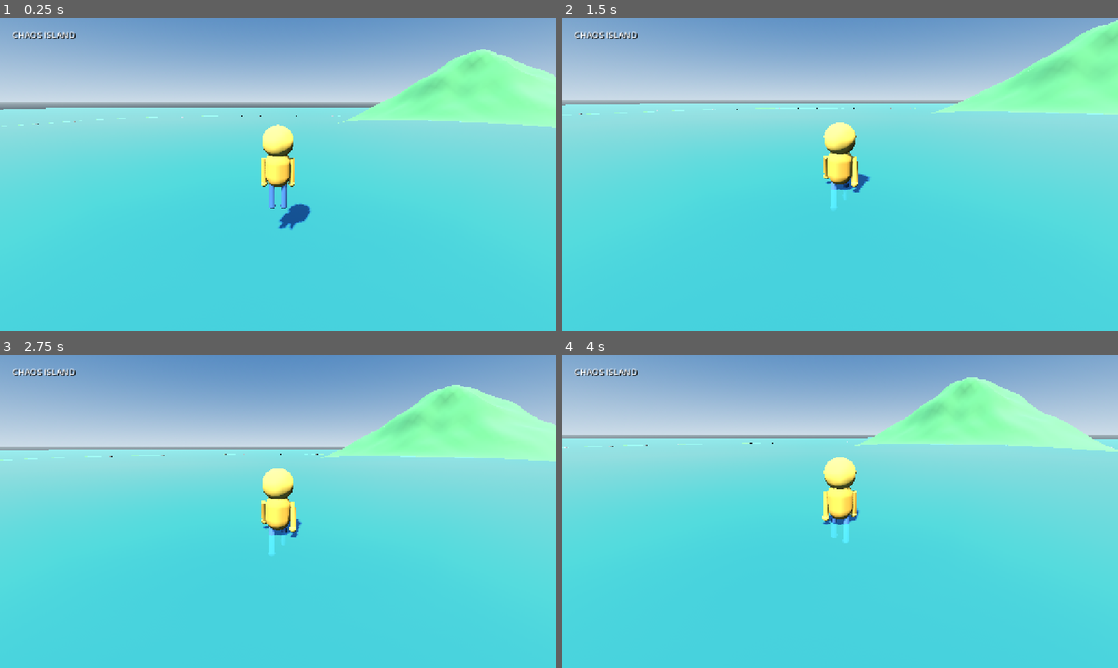
Above: before the commit, frames 1-4 (two rows, left to right).
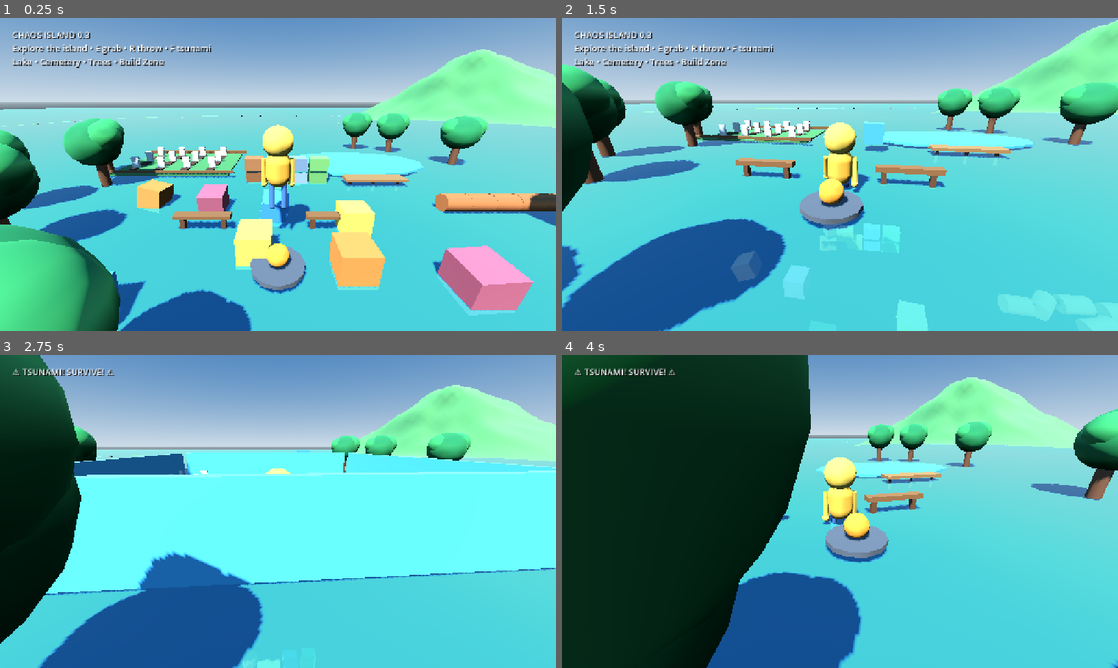
Above: after the commit, the same moments.

Repository: manojoffl-git/chaos-island-build
Game: Godot game, scene res://scenes/Main.tscn
Two runs of this game, one before a commit and one after it. Both use one fixed random seed, a clock stepped at 60 frames per second and the inputs below.
Inputs (mouse positions are in pixels of both pictures, inside the frame that each line leads up to):
- Up to frame 1 (0.25 s): no input
- Up to frame 2 (1.5 s): tap Enter at 0.5 s; move the mouse to (867, 174) at 0.52 s; hold W (move_forward) from 0.53 s (still down); tap E (grab) at 0.6 s; click (867, 174) at 0.67 s; tap Space (jump) at 0.77 s; tap R (throw) at 0.8, 1.35 s; move the mouse to (812, 174) at 1.27 s
- Up to frame 3 (2.75 s): keep holding W (move_forward); tap Space (jump) at 1.52 s; tap F at 1.55, 2.1 s; move the mouse to (289, 505) at 2.02 s; tap E (grab) at 2.3 s
- Up to frame 4 (4 s): keep holding W (move_forward); move the mouse to (834, 517) at 2.77 s; tap E (grab) at 2.85 s; click (834, 517) at 2.92 s; tap Space (jump) at 3.02, 3.77 s; tap R (throw) at 3.05, 3.6 s; move the mouse to (878, 514) at 3.52 s; tap F at 3.8 s

The runs differ from the first frame. In frame 1, 31% of the frame differs, in the area x 0-100%, y 4-100%; in frame 2, 27%; in frame 3, 55%, in the area x 0-100%, y 0-100%; in frame 4, 50%.
Error before the commit: Parse Error: Function "setup_ui()" not found in base self. (res://scripts/main.gd:13)

Commit message:
Restore full prototype logic and remove legacy hill meshes

Diff:
--- a/scripts/main.gd
+++ b/scripts/main.gd
@@ -58,8 +58,8 @@
     return node
 
 func build_world() -> void:
-    # IslandGenerator exclusively owns terrain. The old prototype hills are removed
-    # so the procedural terrain controls the island shape completely.
+    # Terrain is generated exclusively by IslandGenerator.
+    # The old prototype hills are disabled so the procedural terrain owns the island shape.
     build_lake()
     build_trees()
     build_cemetery()
@@ -78,7 +78,6 @@
         mesh_cylinder(0.12, 1.2, Color("#68452d"), lake, Vector3(6.0 + float(i) * 2.0, -0.1, -1.4), "DockPost")
 
 func build_hills() -> void:
-    # TerrainGenerator provides the only terrain hills now.
     pass
 
 func build_trees() -> void:
@@ -98,56 +97,142 @@
     tree.name = "Tree_%02d" % index
     tree.position = pos
     parent.add_child(tree)
-    mesh_cylinder(0.28, 2.6, Color("#6b4a32"), tree, Vector3(0, 1.3, 0), "Trunk")
-    mesh_sphere(1.45, Color("#3f7d3d"), tree, Vector3(0, 3.0, 0), "Leaves")
+    mesh_cylinder(0.35, 3.2, Color("#6f472d"), tree, Vector3(0, 1.6, 0), "Trunk")
+    mesh_sphere(1.7, Color("#2f7f46"), tree, Vector3(0, 3.4, 0), "LeafBall")
+    mesh_sphere(1.15, Color("#3e9650"), tree, Vector3(0.9, 3.9, 0.1), "LeafBallSide")
+    mesh_sphere(1.05, Color("#3e9650"), tree, Vector3(-0.8, 3.8, -0.1), "LeafBallSide")
     var body: StaticBody3D = StaticBody3D.new()
-    body.name = "Collision"
+    body.name = "TreeCollision"
     tree.add_child(body)
     var col: CollisionShape3D = CollisionShape3D.new()
-    var shape: CylinderShape3D = CylinderShape3D.new()
-    shape.radius = 0.3
-    shape.height = 2.6
-    col.shape = shape
-    col.position = Vector3(0, 1.3, 0)
+    var capsule: CapsuleShape3D = CapsuleShape3D.new()
+    capsule.radius = 0.35
+    capsule.height = 3.2
+    col.shape = capsule
+    col.position = Vector3(0, 1.6, 0)
     body.add_child(col)
 
 func build_cemetery() -> void:
     var cemetery: Node3D = $Cemetery
-    for i in range(12):
-        var x: float = -8.0 + float(i % 4) * 4.0
-        var z: float = -2.0 + float(i / 4) * 4.0
-        mesh_box(Vector3(0.35, 1.6, 0.8), Color("#b6b0a4"), cemetery, Vector3(x, 0.8, z), "Grave_%02d" % i)
-    mesh_box(Vector3(22, 0.5, 0.25), Color("#6f573f"), cemetery, Vector3(-2, 0.25, -6), "FenceFront")
+    mesh_box(Vector3(11, 0.12, 8), Color("#4d8247"), cemetery, Vector3(-10, 0.17, -7), "CemeteryGround")
+    for row in range(3):
+        for col in range(4):
+            var x: float = -14.0 + float(col) * 2.5
+            var z: float = -9.5 + float(row) * 2.3
+            var grave: Node3D = Node3D.new()
+            grave.name = "Grave_%d_%d" % [row, col]
+            grave.position = Vector3(x, 0.25, z)
+            cemetery.add_child(grave)
+            mesh_box(Vector3(0.65, 1.1, 0.22), Color("#d9d9cf"), grave, Vector3(0, 0.55, 0), "Tombstone")
+            mesh_box(Vector3(0.75, 0.16, 0.18), Color("#d9d9cf"), grave, Vector3(0, 0.95, 0), "TombstoneTop")
+            mesh_box(Vector3(0.16, 0.8, 0.20), Color("#d9d9cf"), grave, Vector3(0, 0.58, 0), "Cross")
+            mesh_box(Vector3(0.7, 0.10, 1.1), Color("#4f3829"), grave, Vector3(0, 0.05, 0.9), "Dirt")
+    mesh_box(Vector3(12, 0.25, 0.25), Color("#80572f"), cemetery, Vector3(-10, 0.45, -11), "Fence")
+    mesh_box(Vector3(12, 0.25, 0.25), Color("#80572f"), cemetery, Vector3(-10, 0.45, -3), "Fence")
 
 func build_props() -> void:
     var props: Node3D = $Props
-    for i in range(10):
-        var body: RigidBody3D = RigidBody3D.new()
-        body.name = "PhysicsProp_%02d" % i
-        body.position = Vector3(-10.0 + float(i % 5) * 5.0, 1.0, 6.0 + float(i / 5) * 5.0)
-        props.add_child(body)
-        var shape: CollisionShape3D = CollisionShape3D.new()
-        var box: BoxShape3D = BoxShape3D.new()
-        box.size = Vector3(1.4, 1.4, 1.4)
-        shape.shape = box
-        body.add_child(shape)
-        mesh_box(Vector3(1.4, 1.4, 1.4), Color("#d28b45") if i % 2 == 0 else Color("#6f8f55"), body)
-        blocks.append(body)
-        world_objects.append(body)
+    for i in range(12):
+        var x: float = -8.0 + float((i * 7) % 17)
+        var z: float = 2.0 + float((i * 5) % 14)
+        var color: Color = [Color("#d9823b"), Color("#e6c44f"), Color("#4f9bd1"), Color("#b85d66")][i % 4]
+        make_physics_box(props, Vector3(x, 0.8, z), Vector3(1.5, 1.5, 1.5), color, "Crate_%02d" % i)
+    for i in range(5):
+        var barrel: RigidBody3D = make_physics_cylinder(props, Vector3(11.0 + float(i) * 1.5, 0.75, 3.0), 0.55, 1.5, Color("#b66a39"), "Barrel_%02d" % i)
+        barrel.rotation_degrees.z = 90.0
+    for p in [Vector3(3, 0.7, 5), Vector3(-4, 0.7, 5)]:
+        mesh_box(Vector3(3.0, 0.25, 0.5), Color("#8b5a32"), props, p, "BenchSeat")
+        mesh_box(Vector3(0.25, 0.8, 0.25), Color("#6c4327"), props, p + Vector3(-1.1, -0.4, 0), "BenchLeg")
+        mesh_box(Vector3(0.25, 0.8, 0.25), Color("#6c4327"), props, p + Vector3(1.1, -0.4, 0), "BenchLeg")
+    mesh_cylinder(1.1, 0.18, Color("#5a5a5a"), props, Vector3(0, 0.25, 8), "FirePit")
+    mesh_sphere(0.45, Color("#ff9b32"), props, Vector3(0, 0.75, 8), "Fire")
+
+func make_physics_box(parent: Node3D, pos: Vector3, size: Vector3, color: Color, object_name: String) -> RigidBody3D:
+    var body: RigidBody3D = RigidBody3D.new()
+    body.name = object_name
+    body.position = pos
+    body.mass = 1.2
+    body.linear_damp = 0.25
+    body.angular_damp = 0.4
+    body.add_to_group("blocks")
+    parent.add_child(body)
+    var mesh: MeshInstance3D = mesh_box(size, color, body, Vector3.ZERO, "Mesh")
+    mesh.material_override = mat(color)
+    var collision: CollisionShape3D = CollisionShape3D.new()
+    var shape: BoxShape3D = BoxShape3D.new()
+    shape.size = size
+    collision.shape = shape
+    body.add_child(collision)
+    blocks.append(body)
+    world_objects.append(body)
+    return body
+
+func make_physics_cylinder(parent: Node3D, pos: Vector3, radius: float, height: float, color: Color, object_name: String) -> RigidBody3D:
+    var body: RigidBody3D = RigidBody3D.new()
+    body.name = object_name
+    body.position = pos
+    body.mass = 1.5
+    body.linear_damp = 0.3
+    body.angular_damp = 0.45
+    body.add_to_group("blocks")
+    parent.add_child(body)
+    mesh_cylinder(radius, height, color, body, Vector3.ZERO, "Mesh")
+    var collision: CollisionShape3D = CollisionShape3D.new()
+    var shape: CylinderShape3D = CylinderShape3D.new()
+    shape.radius = radius
+    shape.height = height
+    collision.shape = shape
+    body.add_child(collision)
+    blocks.append(body)
+    world_objects.append(body)
+    return body
 
 func build_building_materials() -> void:
-    var build: Node3D = $BuildZone
-    for i in range(12):
-        var size: Vector3 = Vector3(2.0, 0.35, 0.8) if i % 2 == 0 else Vector3(0.8, 2.0, 0.8)
-        var body: RigidBody3D = RigidBody3D.new()
-        body.name = "Material_%02d" % i
-        body.position = Vector3(8.0 + float(i % 4) * 2.0, 1.0, 7.0 + float(i / 4) * 2.0)
-        build.add_child(body)
-        var shape: CollisionShape3D = CollisionShape3D.new()
-        var box: BoxShape3D = BoxShape3D.new()
-        box.size = size
-        shape.shape = box
-        body.add_child(shape)
-        mesh_box(size, Color("#9b6b3e"), body)
-        blocks.append(body)
-        world_objects.append(body)
+    var builds: Node3D = $BuildZone
+    for i in range(8):
+        var p: Vector3 = Vector3(-2.0 + float(i % 4) * 1.8, 0.65 + float(i / 4) * 1.2, -2.0)
+        var colors: Array[Color] = [Color("#a86b3f"), Color("#d9a441"), Color("#7b8791"), Color("#78a85b")]
+        make_physics_box(builds, p, Vector3(1.5, 1.0, 1.0), colors[i % colors.size()], "BuildMaterial_%02d" % i)
+
+func setup_ui() -> void:
+    status_label = $UI/Status
+    status_label.text = "CHAOS ISLAND 0.3\nExplore • Grab E • Throw R • Trigger disaster F\nBuild a shelter and survive the tsunami!"
+
+func _process(delta: float) -> void:
+    time_alive += delta
+    if status_label != null and not disaster_active:
+        status_label.text = "CHAOS ISLAND 0.3\nExplore the island • E grab • R throw • F tsunami\nLake • Cemetery • Trees • Build Zone"
+
+func _unhandled_input(event: InputEvent) -> void:
+    if event is InputEventKey and event.pressed and not event.echo:
+        if event.keycode == KEY_F:
+            tsunami()
+
+func tsunami() -> void:
+    if disaster_active:
+        return
+    disaster_active = true
+    status_label.text = "⚠ TSUNAMI! SURVIVE! ⚠"
+    var player: CharacterBody3D = $Player
+    player.velocity.y = 16.0
+    for block in blocks:
+        if is_instance_valid(block):
+            var offset: Vector3 = block.global_position - Vector3(0, 0, 0)
+            var distance: float = offset.length()
+            var direction: Vector3 = offset.normalized() if distance > 0.01 else Vector3.FORWARD
+            var impulse: Vector3 = direction * (24.0 / (distance + 1.0)) + Vector3.UP * 11.0
+            block.apply_central_impulse(impulse)
+    var wave: Node3D = Node3D.new()
+    wave.name = "TsunamiWave"
+    add_child(wave)
+    for side in range(4):
+        var w: MeshInstance3D
+        if side < 2:
+            w = mesh_box(Vector3(1.0, 3.0, 38.0), Color("#58b9e8"), wave, Vector3(-20.0 if side == 0 else 20.0, 1.5, 0), "Wave")
+        else:
+            w = mesh_box(Vector3(38.0, 3.0, 1.0), Color("#58b9e8"), wave, Vector3(0, 1.5, -20.0 if side == 2 else 20.0), "Wave")
+    var tween: Tween = create_tween()
+    tween.tween_property(wave, "scale", Vector3(0.45, 1.0, 0.45), 1.2)
+    tween.tween_callback(wave.queue_free)
+    await get_tree().create_timer(5.0).timeout
+    disaster_active = false
